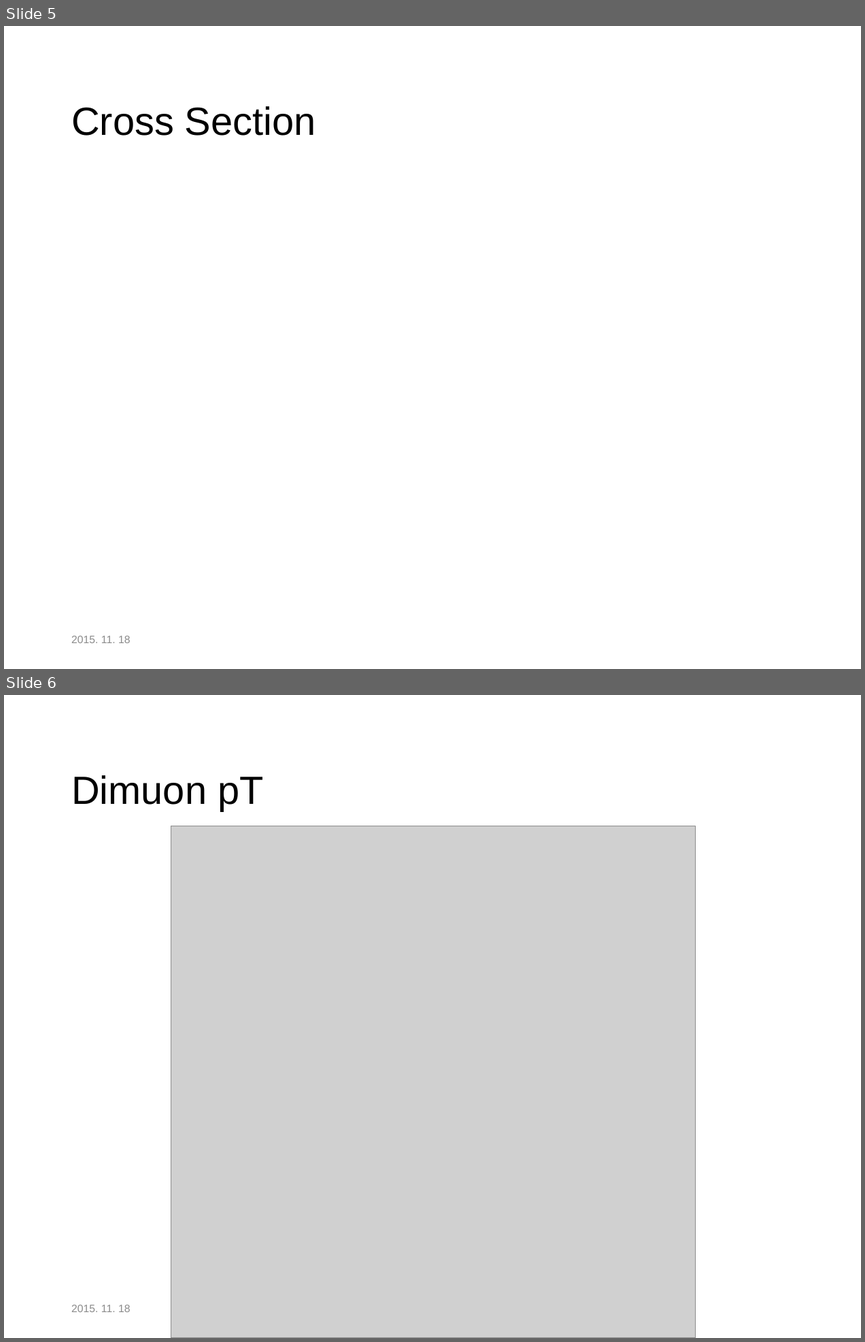
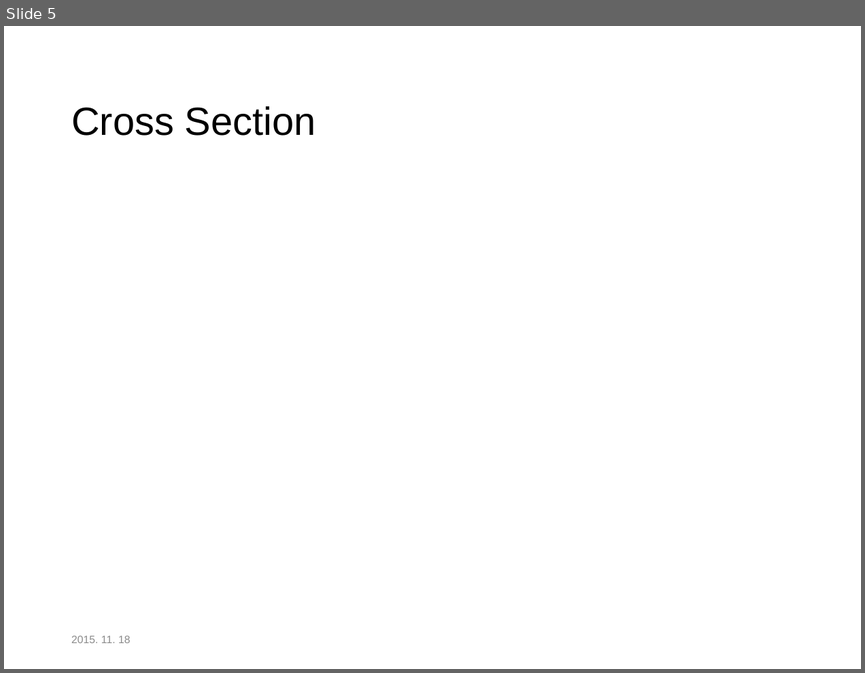
Before and after one commit to doodoong/intern, a slide deck: status_report/1125 JWNam Status Report.pptx. Shown one above the other, each under a label of ours: slides 5 and 6 before the commit, slide 5 after it. The pictures are 865x1342 and 865x673 pixels, drawn with LibreOffice and Linux fonts; fonts in the diff are those of the drawing; grey boxes stand for pictures. Boxes give left, top, right and bottom in pixels: in the first picture for what was removed or moved away, otherwise in the second. Text is boxed around its words. In the diff, an @@ line names an element or a change of style, - is before the commit and + after.

```diff
--- a/status_report/1125 JWNam Status Report.pptx
+++ b/status_report/1125 JWNam Status Report.pptx
@@ slide 6 removed at (4,695,861,1338), background #FFFFFF @@
@@ title removed at (71,775,263,811) @@
-Dimuon pT
@@ picture removed at (171,826,696,1338) @@
@@ text removed at (71,1304,130,1312) @@
-2015. 11. 18
```
Also in this commit, not shown: 2 other slides removed, 2 other files.
